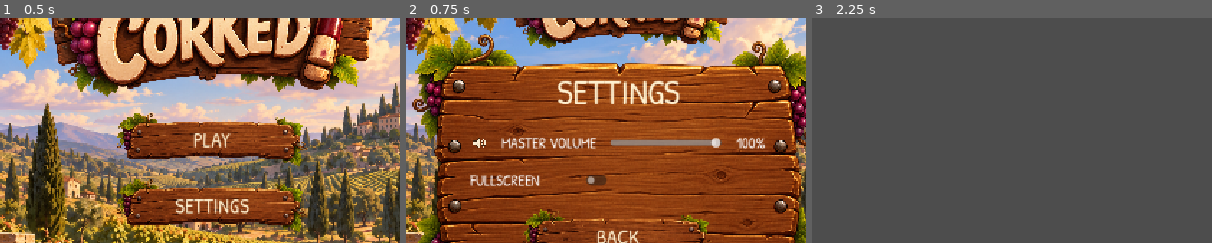
Above: before the commit, frames 1-3 (left to right).
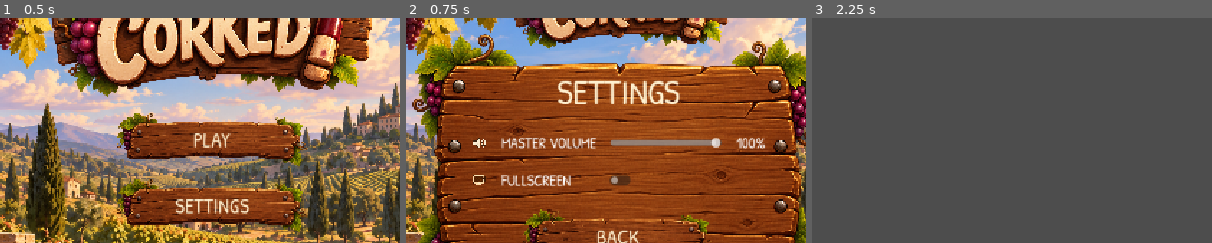
Above: after the commit, the same moments.

Repository: Svemeh/imt3603
Game: Godot game, scene res://scenes/UI/menus/main_menu.tscn
Two runs of this game, one before a commit and one after it. Both use one fixed random seed, a clock stepped at 60 frames per second and the inputs below.
Inputs:
- Up to frame 1 (0.5 s): no input
- Up to frame 2 (0.75 s): click "SETTINGS" at 0.5 s
- Up to frame 3 (2.25 s): click "BACK" at 1.25 s; click "PLAY" at 2 s
The pictures show only the part of the screen within x 24-74%, y 17-67%; the shares and areas given below are measured in that part.

Frame 1 is identical in both runs. In frame 2, 1.3% of the frame differs, in the area x 16-57%, y 69-75%; in frame 3, nothing differs.

Commit message:
fix: Adjust settings menu layout

Diff:
--- a/corked!/scenes/UI/menus/settings_menu.tscn
+++ b/corked!/scenes/UI/menus/settings_menu.tscn
@@ -7,6 +7,7 @@
 [ext_resource type="FontFile" uid="uid://ggso6nfce7a3" path="res://scenes/UI/components/PatrickHand-Regular.ttf" id="4_cq1tb"]
 [ext_resource type="Texture2D" uid="uid://cdokiy658yg2u" path="res://scenes/UI/components/volume_icon.png" id="5_ra22d"]
 [ext_resource type="Texture2D" uid="uid://b4oxoiapx3r5f" path="res://scenes/UI/components/corked_logo.png" id="5_t0e0l"]
+[ext_resource type="Texture2D" uid="uid://bc77yo25e2hsf" path="res://scenes/UI/components/fullscreen_icon.png" id="6_myyqy"]
 
 [node name="SettingsMenu" type="Control" unique_id=773412079]
 layout_mode = 3
@@ -81,7 +82,7 @@
 stretch_mode = 5
 
 [node name="VolumeLabel" type="Label" parent="SettingsContainer/VolumeContainer" unique_id=1690560392]
-custom_minimum_size = Vector2(120, 0)
+custom_minimum_size = Vector2(105, 0)
 layout_mode = 2
 theme_override_fonts/font = ExtResource("4_cq1tb")
 theme_override_font_sizes/font_size = 22
@@ -102,16 +103,24 @@
 
 [node name="FullscreenContainer" type="HBoxContainer" parent="SettingsContainer" unique_id=816206957]
 layout_mode = 2
+theme_override_constants/separation = 20
+
+[node name="FullscreenIcon" type="TextureRect" parent="SettingsContainer/FullscreenContainer" unique_id=510565479]
+custom_minimum_size = Vector2(25, 25)
+layout_mode = 2
+texture = ExtResource("6_myyqy")
+expand_mode = 1
+stretch_mode = 5
 
 [node name="FullscreenLabel" type="Label" parent="SettingsContainer/FullscreenContainer" unique_id=250164235]
-custom_minimum_size = Vector2(145, 0)
+custom_minimum_size = Vector2(105, 0)
 layout_mode = 2
 theme_override_fonts/font = ExtResource("4_cq1tb")
 theme_override_font_sizes/font_size = 22
 text = "FULLSCREEN"
 
 [node name="FullscreenToggle" type="CheckButton" parent="SettingsContainer/FullscreenContainer" unique_id=221506924]
-custom_minimum_size = Vector2(55, 26)
+custom_minimum_size = Vector2(68, 30)
 layout_mode = 2
 
 [node name="BackButton" parent="SettingsContainer" unique_id=1051532312 instance=ExtResource("2_b0j6n")]
